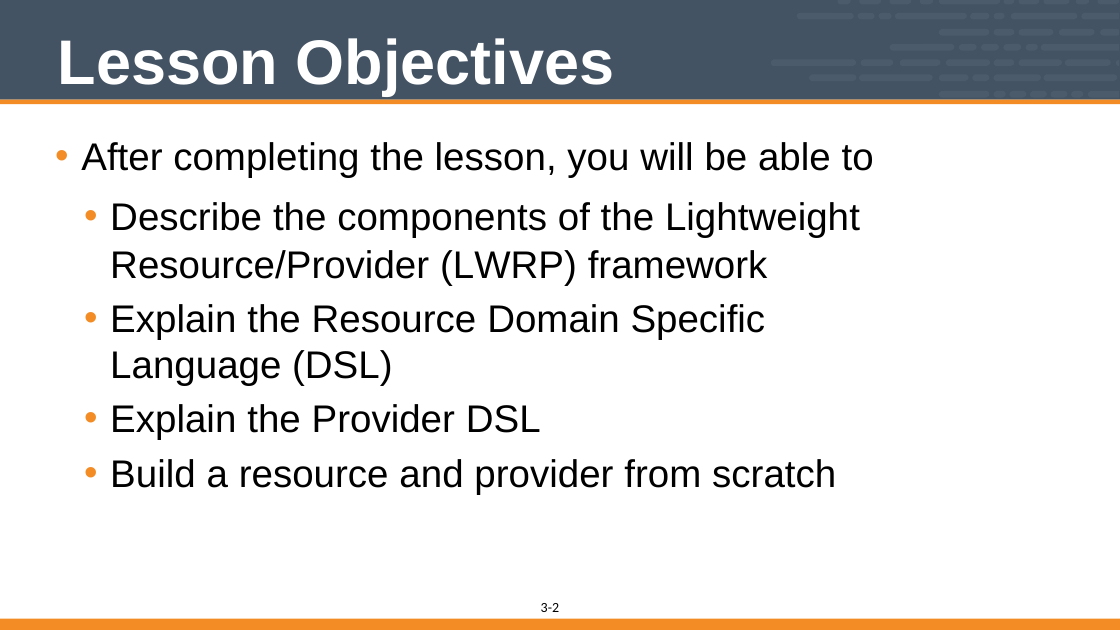
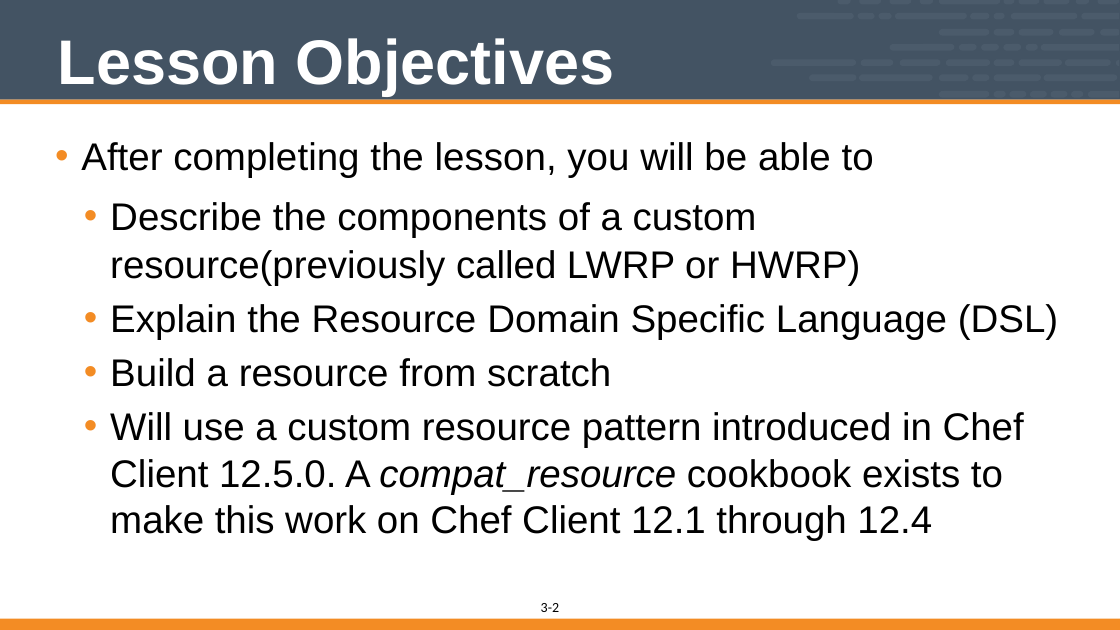
Before and after one commit to vinyar/chef-intermediate, a slide deck: slide 2 of 03-building_custom_resources.pptx. Drawn at 1120x630 pixels with LibreOffice and Linux fonts; fonts in the diff are those of the drawing. Boxes give left, top, right and bottom in pixels: in the first picture for what was removed or moved away, otherwise in the second. Text is boxed around its words. In the diff, an @@ line names an element or a change of style, - is before the commit and + after.

Commit message:
add support for new resource

```diff
--- a/03-building_custom_resources.pptx
+++ b/03-building_custom_resources.pptx
@@ text at [110, 202, 860, 286]: text changed @@
-  • Describe the components of the Lightweight Resource/Provider (LWRP) framework
+  • Describe the components of a custom resource(previously called LWRP or HWRP)
@@ text at [110, 358, 1024, 540]: text changed @@
-  • Explain the Provider DSL
-  • Build a resource and provider from scratch
+  • Build a resource from scratch
+  • Will use a custom resource pattern introduced in Chef Client 12.5.0. A compat_resource cookbook exists to make this work on Chef Client 12.1 through 12.4
```
Also in this commit, not shown: 18 other slides changed, 6 slides removed, 1 other file.
